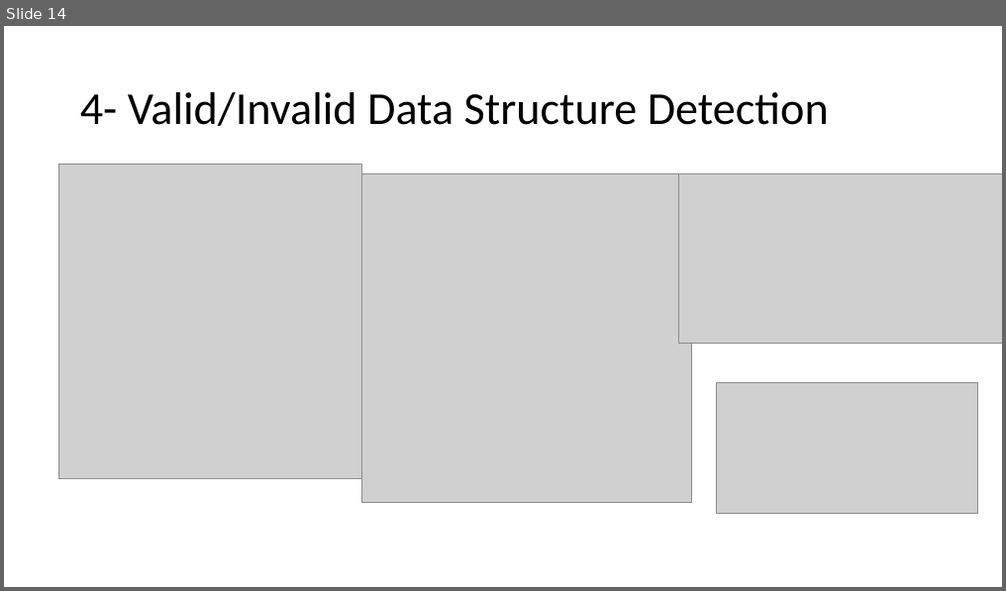
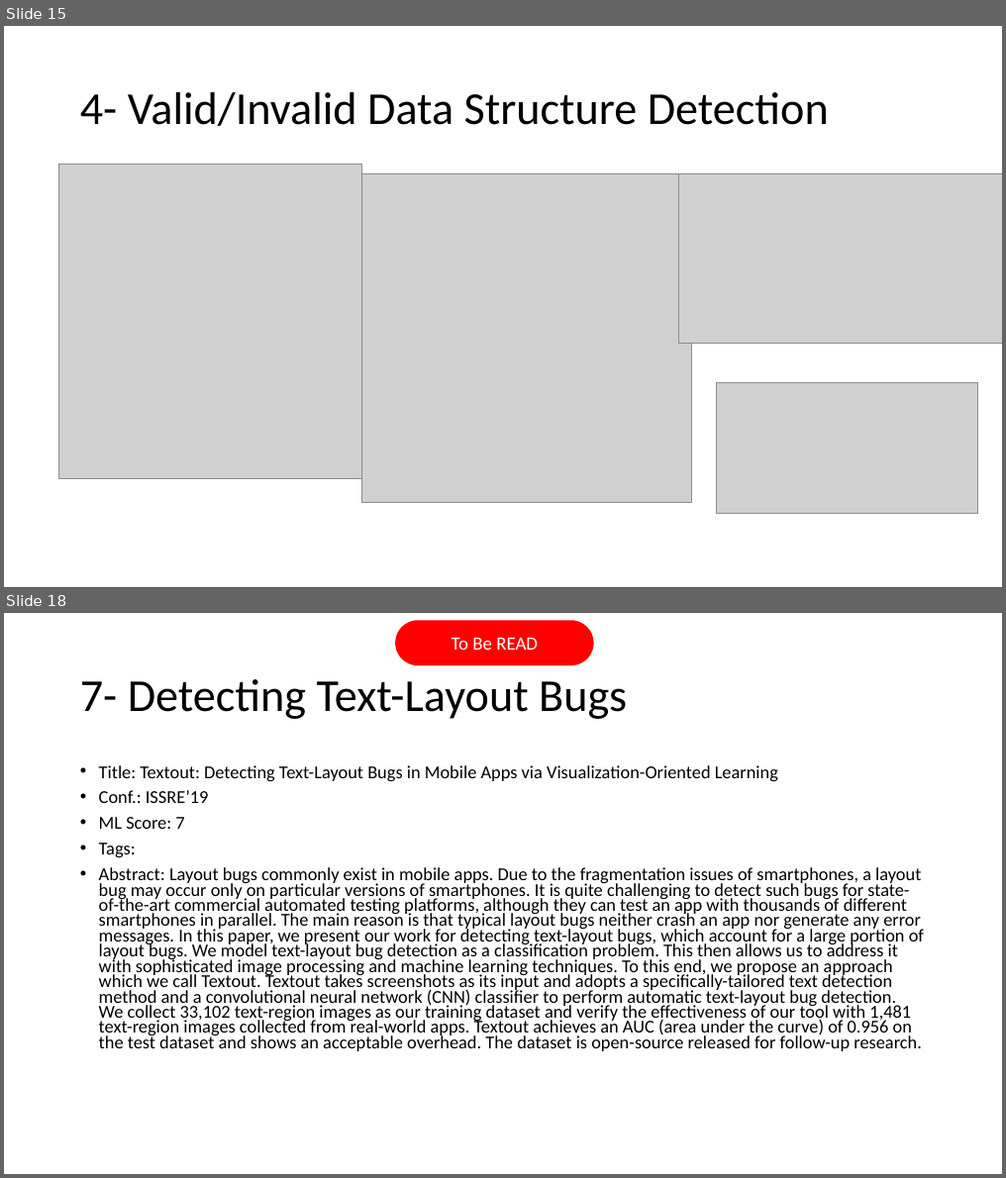
Before and after one commit to AhmadM-DL/SEML, a slide deck: SEML.pptx. Shown one above the other, each under a label of ours: slide 14 before the commit, slides 15 and 18 after it; the slides between them are not shown. The pictures are 1006x591 and 1006x1178 pixels, drawn with LibreOffice and Linux fonts; fonts in the diff are those of the drawing; grey boxes stand for pictures. Boxes give left, top, right and bottom in pixels: in the first picture for what was removed or moved away, otherwise in the second. Text is boxed around its words. In the diff, an @@ line names an element or a change of style, - is before the commit and + after.

```diff
--- a/SEML.pptx
+++ b/SEML.pptx
@@ slide 18 added at box(4, 613, 1002, 1174), background #FFFFFF @@
@@ rounded rectangle added at box(395, 621, 594, 666), fill #FF0000, 18 pt, text #FFFFFF @@
+To Be READ
@@ title added at box(80, 679, 627, 719), 44 pt, text #000000 @@
+7- Detecting Text-Layout Bugs
@@ text added at box(99, 765, 924, 1052), 17.5 pt, text #000000 @@
+• Title: Textout: Detecting Text-Layout Bugs in Mobile Apps via Visualization-Oriented Learning
+• Conf.: ISSRE’19
+• ML Score: 7
+• Tags:
+• Abstract: Layout bugs commonly exist in mobile apps. Due to the fragmentation issues of smartphones, a layout bug may occur only on particular versions of smartphones. It is quite challenging to detect such bugs for state-of-the-art commercial automated testing platforms, although they can test an app with thousands of different smartphones in parallel. The main reason is that typical layout bugs neither crash an app nor generate any error messages. In this paper, we present our work for detecting text-layout bugs, which account for a large portion of layout bugs. We model text-layout bug detection as a classification problem. This then allows us to address it with sophisticated image processing and machine learning techniques. To this end, we propose an approach which we call Textout. Textout takes screenshots as its input and adopts a specifically-tailored text detection method and a convolutional neural network (CNN) classifier to perform automatic text-layout bug detection. We collect 33,102 text-region images as our training dataset and verify the effectiveness of our tool with 1,481 text-region images collected from real-world apps. Textout achieves an AUC (area under the curve) of 0.956 on the test dataset and shows an acceptable overhead. The dataset is open-source released for follow-up research.
@@ what was slide 14 is now slide 15 @@
```
Also in this commit, not shown: 7 other slides added, 1 other file.
